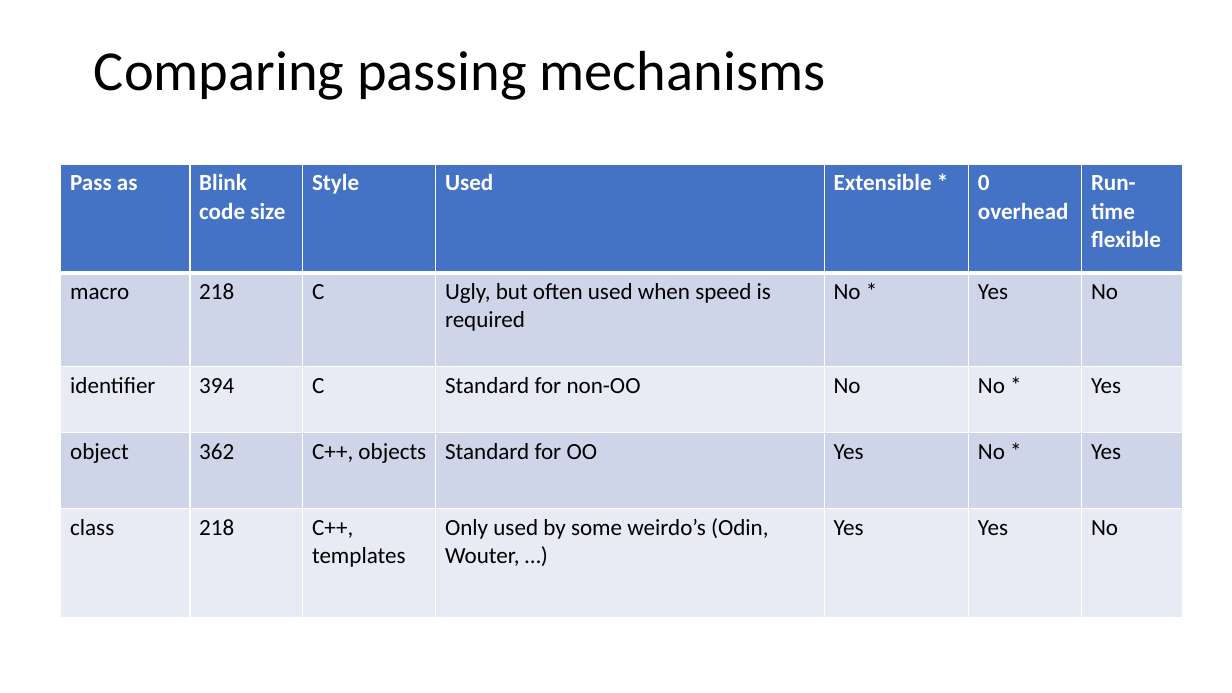
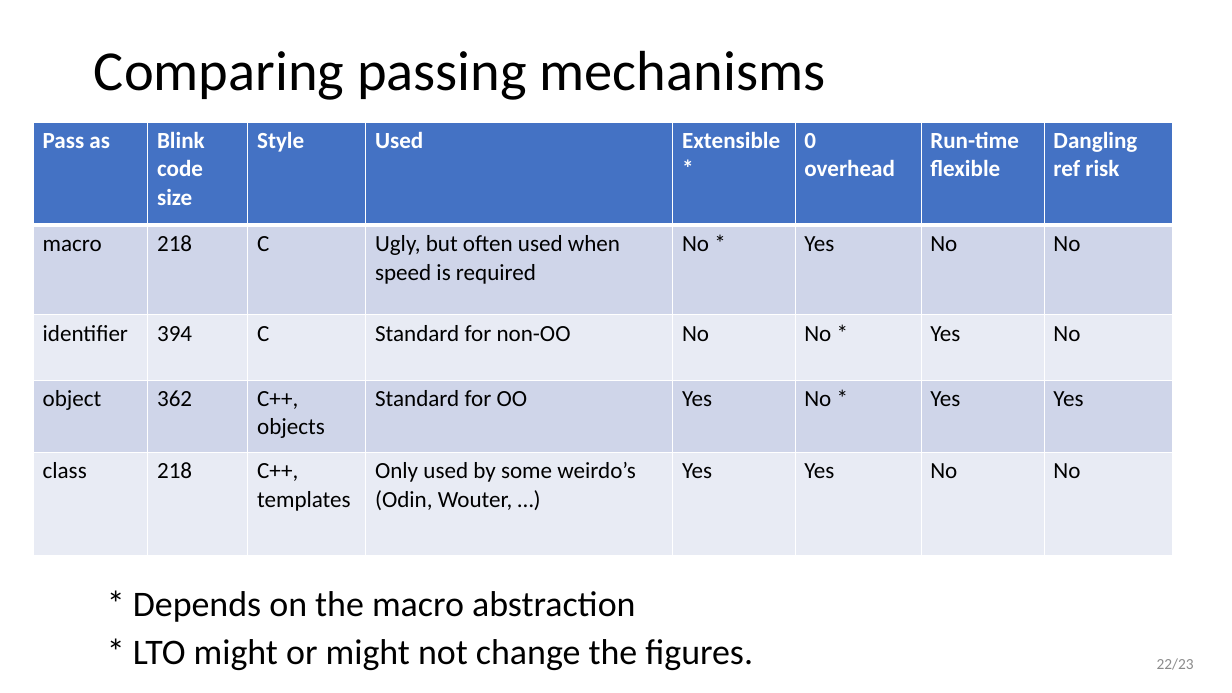
Before and after one commit to wovo/talk-gpio-abstractions, a slide deck: slide 22 of powerpoint/gpio-abstractions.pptx. Drawn at 1232x693 pixels with LibreOffice and Linux fonts; fonts in the diff are those of the drawing. Boxes give left, top, right and bottom in pixels: in the first picture for what was removed or moved away, otherwise in the second. Text is boxed around its words. In the diff, an @@ line names an element or a change of style, - is before the commit and + after.

```diff
--- a/powerpoint/gpio-abstractions.pptx
+++ b/powerpoint/gpio-abstractions.pptx
@@ table at box(33, 122, 1172, 555) @@
+column 8: Dangling ref risk | No | No | Yes | No
@@ table: place and size @@
-table at box(61, 165, 1182, 616)
+table at box(33, 122, 1172, 555)
@@ text added at box(133, 591, 753, 670), 28 pt, text #000000 @@
+* Depends on the macro abstraction
+* LTO might or might not change the figures.
@@ page number added at box(1157, 658, 1194, 670), 12 pt, text #8C8C8C @@
+22/23
```
Also in this commit, not shown: 22 other slides changed, 2 other files.
